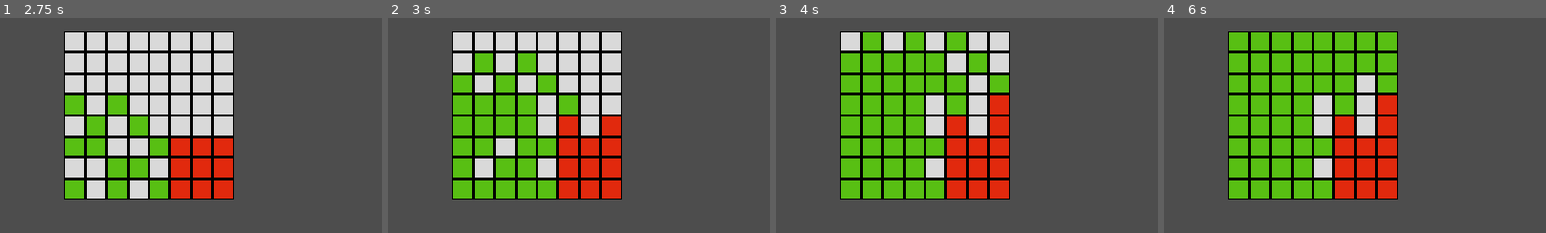
Above: before the commit, frames 1-4 (left to right).
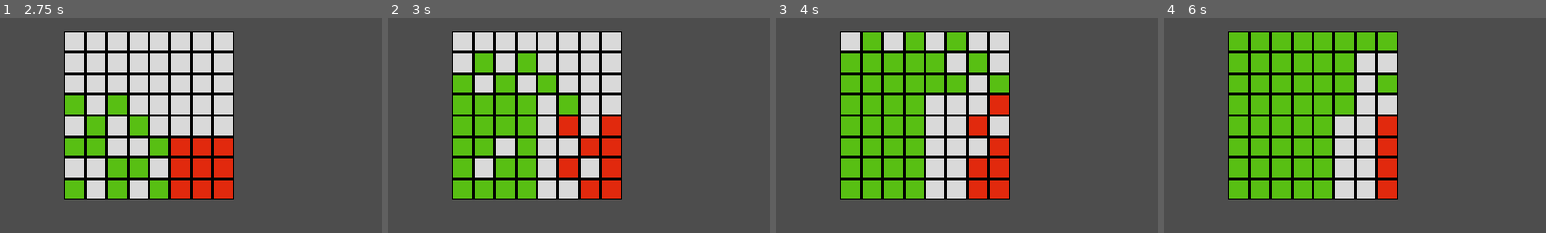
Above: after the commit, the same moments.

Repository: DISN-kolo/chess-automata
Game: Godot game, scene res://Scenes/main.tscn
The game is run twice, just before and just after one commit, with the same random seed, the same clock (stepped at 60 frames per second) and the same inputs.
Inputs (mouse positions are % of the whole screen's width and height, from its top left):
- Up to frame 1 (2.75 s): click "Tile placement mode" at 0.5 s; click (1, 98) at 1.25 s; click (40, 33) at 2.02 s
- Up to frame 2 (3 s): click "Tile placement mode" at 2.75 s
- Up to frame 3 (4 s): click (1, 98) at 3.5 s
- Up to frame 4 (6 s): click (40, 33) at 4.27 s; click "Tile placement mode" at 5 s; click (1, 98) at 5.75 s
The pictures show only the part of the screen within x 30-80%, y 27-77%; the shares and areas given below are measured in that part.

Frame 1 is identical in both runs. In frame 2, 2.0% of the frame differs, in the area x 39-56%, y 56-84%; in frame 3, 4.2%; in frame 4, 5.5%, in the area x 39-61%, y 16-84%.

Commit message:
added rule from the original about emptying the multi-claimed tile

Diff:
--- a/Scripts/tile_holder.gd
+++ b/Scripts/tile_holder.gd
@@ -102,4 +102,11 @@
 			tile_refs[i].change_colors(
 				Globals.colorscheme[current_map[i]],
 			);
+		# added rule: if more than 1 claim, empty the tile.
+		# knight started winning after that
+		if (len(desire_map[i]) > 1):
+			current_map[i] = Globals.ChessPiece.EMPTY;
+			tile_refs[i].change_colors(
+				Globals.colorscheme[current_map[i]],
+			);
 		desire_map[i] = {};
